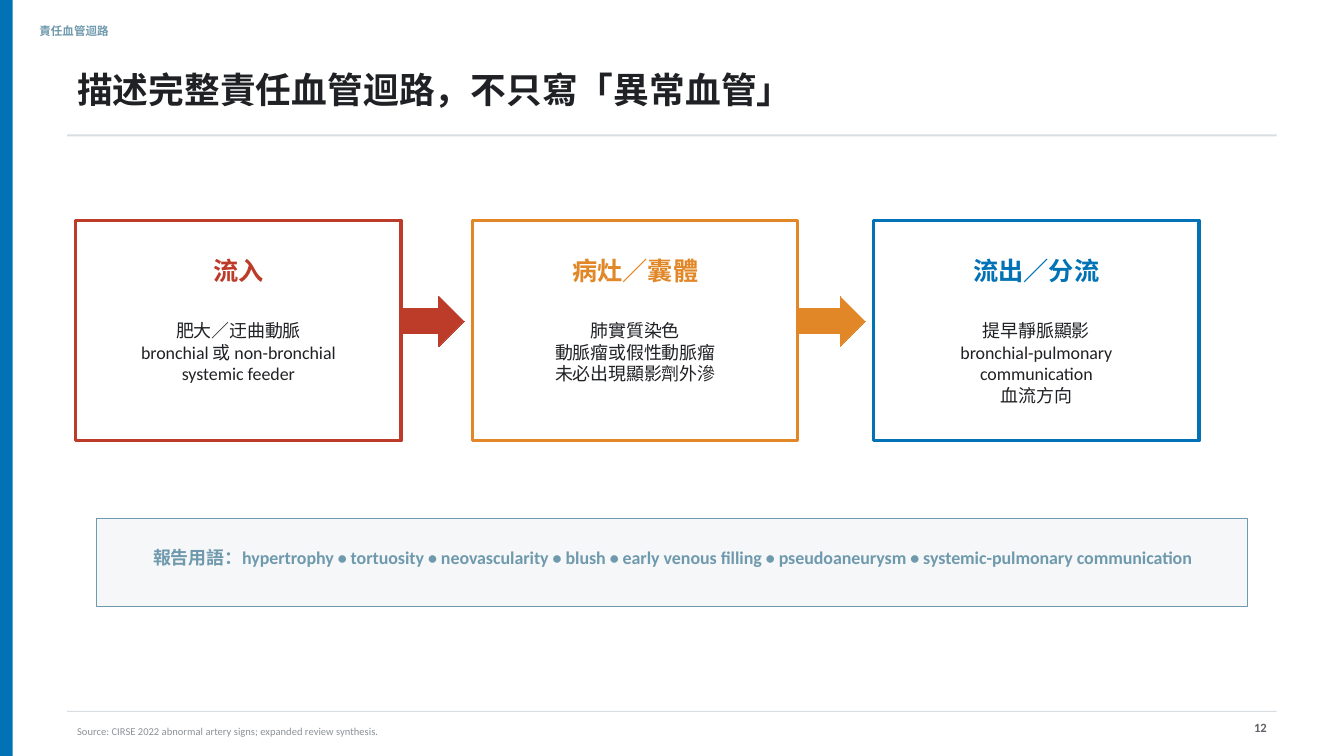
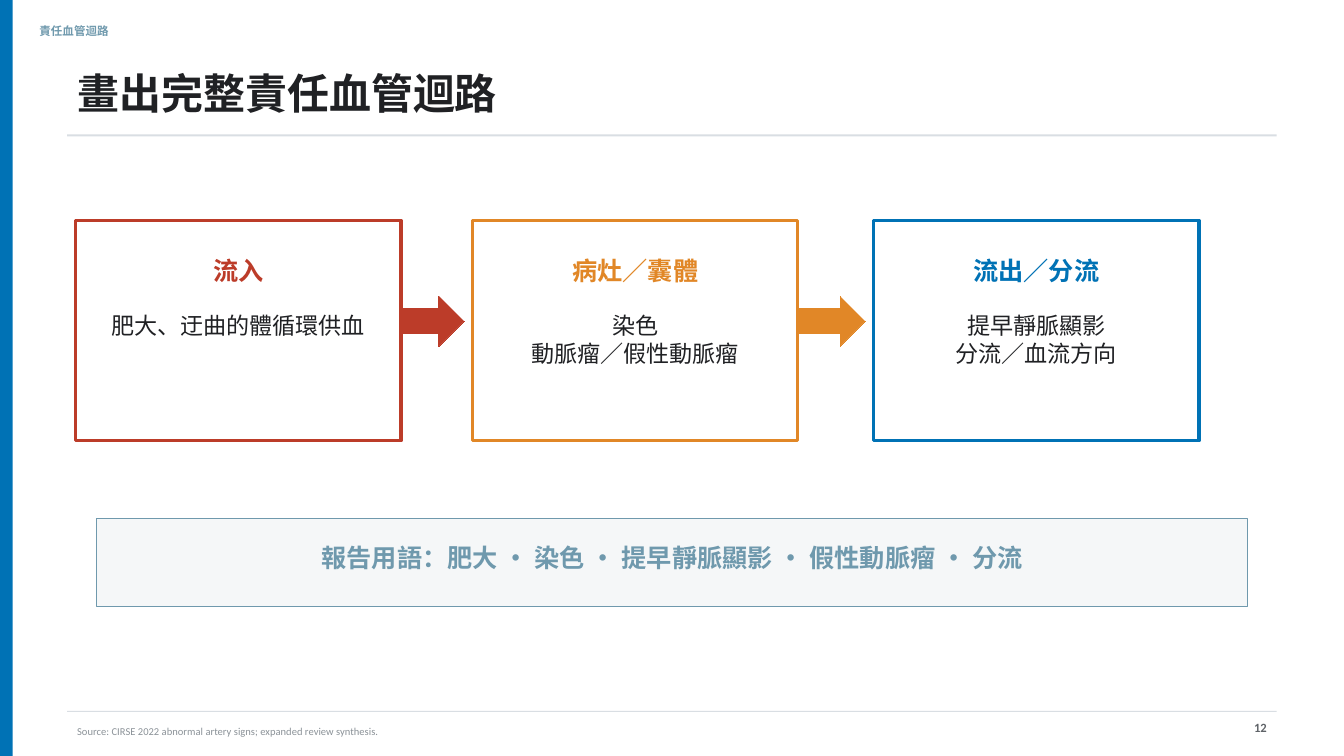
Before and after one commit to henrylab865/medical-slide-templates, a slide deck: slide 12 of examples/hemoptysis-lung-mass-mm/Hemoptysis_Lung_Mass_MM_NEJM_ZH-TW.pptx. Drawn at 1344x756 pixels with LibreOffice and Linux fonts; fonts in the diff are those of the drawing. Boxes give left, top, right and bottom in pixels: in the first picture for what was removed or moved away, otherwise in the second. Text is boxed around its words. In the diff, an @@ line names an element or a change of style, - is before the commit and + after.

Commit message:
Increase M&M deck readability for auditorium use
Shortens visible copy and enlarges primary body, table, and chart text in both language editions.

```diff
--- a/examples/hemoptysis-lung-mass-mm/Hemoptysis_Lung_Mass_MM_NEJM_ZH-TW.pptx
+++ b/examples/hemoptysis-lung-mass-mm/Hemoptysis_Lung_Mass_MM_NEJM_ZH-TW.pptx
@@ text at (x1=77, y1=73, x2=497, y2=113): text changed; size 25.5 to 30 pt @@
-描述完整責任血管迴路，不只寫「異常血管」
+畫出完整責任血管迴路
@@ text at (x1=112, y1=314, x2=365, y2=336): text changed; size 12.8 to 16.5 pt @@
-肥大／迂曲動脈
-bronchial 或 non-bronchial systemic feeder
+肥大、迂曲的體循環供血
@@ text at (x1=532, y1=314, x2=739, y2=364): text changed; size 12.8 to 16.5 pt @@
-肺實質染色
-動脈瘤或假性動脈瘤
-未必出現顯影劑外滲
+染色
+動脈瘤／假性動脈瘤
@@ text "提早靜脈顯影" moved from (x1=960, y1=322, x2=1112, y2=404) to (x1=956, y1=314, x2=1117, y2=364) @@
@@ text at (x1=967, y1=314, x2=1105, y2=336): size 12.8 to 16.5 pt in "提早靜脈顯影" @@
@@ text at (x1=956, y1=342, x2=1117, y2=364): text changed; size 12.8 to 16.5 pt @@
-bronchial-pulmonary communication
-血流方向
+分流／血流方向
@@ text at (x1=322, y1=545, x2=1022, y2=570): text changed; size 12.8 to 18 pt @@
-報告用語：hypertrophy • tortuosity • neovascularity • blush • early venous filling • pseudoaneurysm • systemic-pulmonary communication
+報告用語：肥大 • 染色 • 提早靜脈顯影 • 假性動脈瘤 • 分流
```
Also in this commit, not shown: 18 other slides changed, 3 other files.
